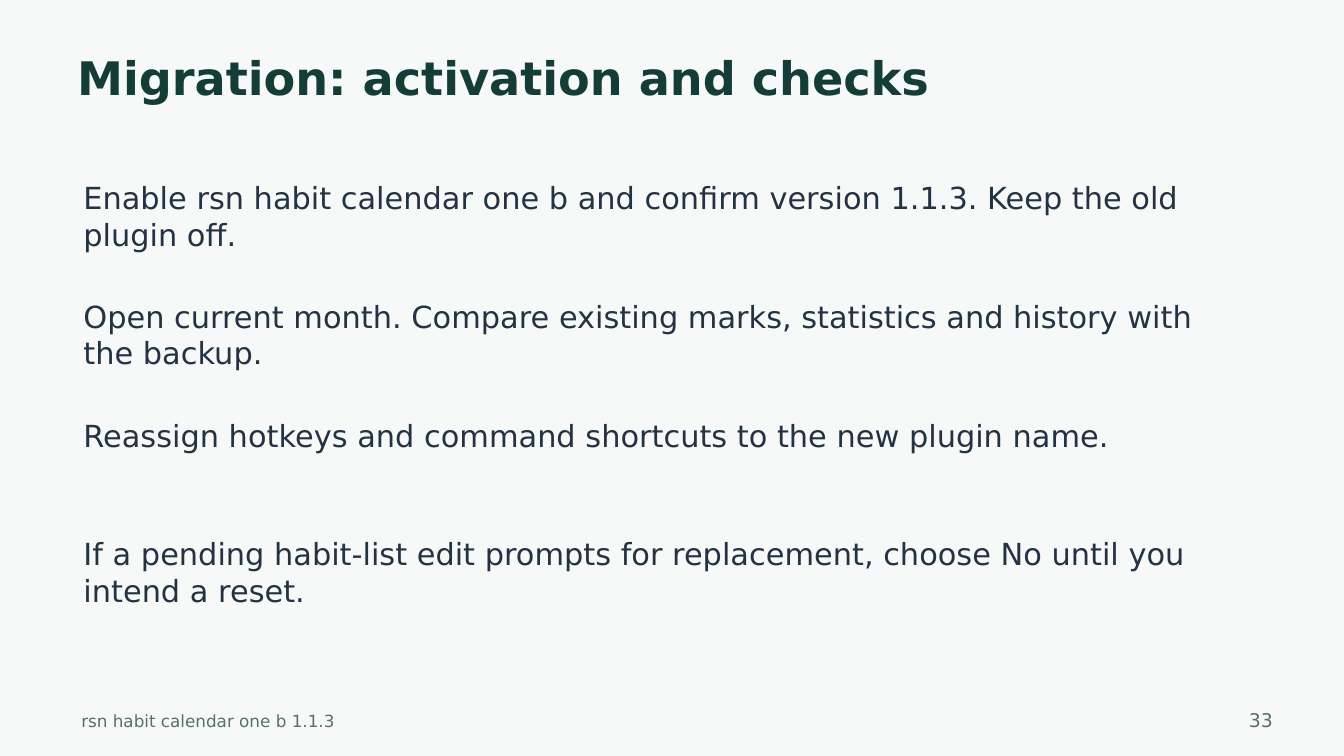
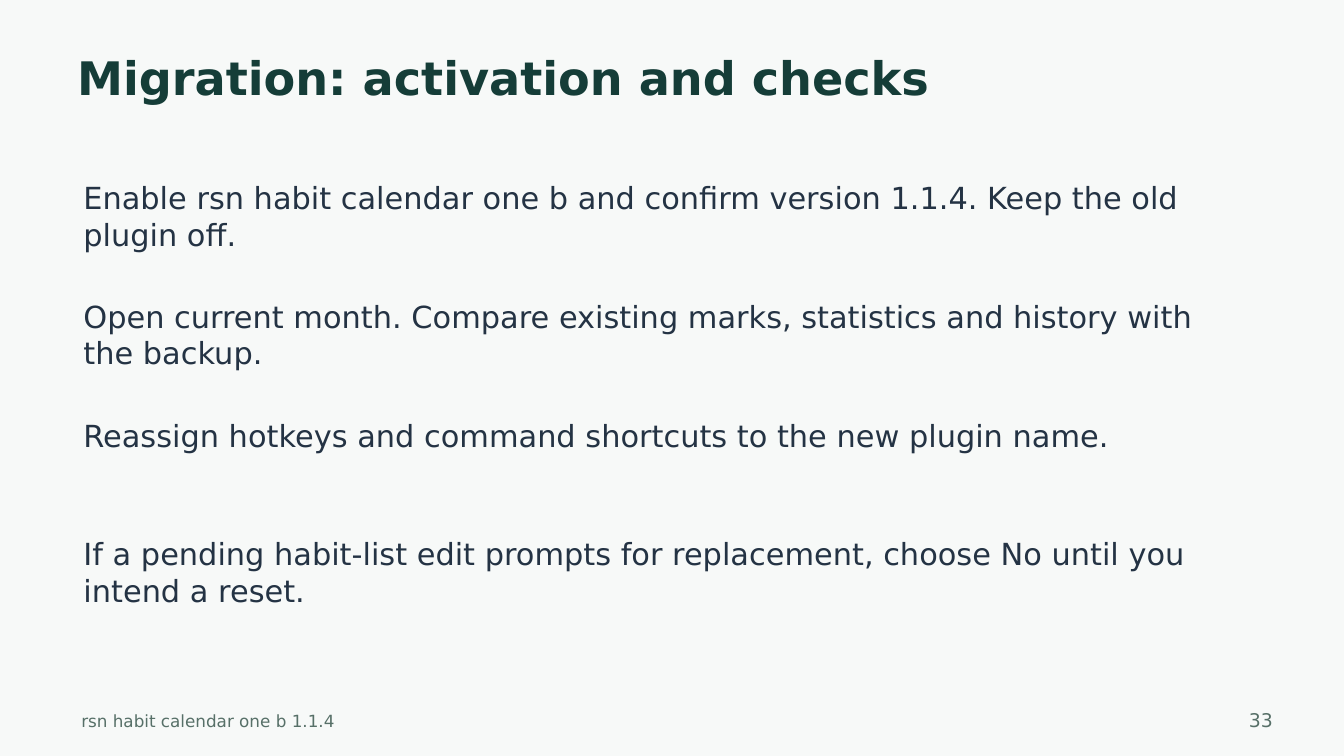
Before and after one commit to harharhari/rsn-habit-tracker-obsidian-plugin, a slide deck: slide 33 of docs/rsn-habit-calendar-one-b-tutorial.pptx. Drawn at 1344x756 pixels with LibreOffice and Linux fonts; fonts in the diff are those of the drawing. Boxes give left, top, right and bottom in pixels: in the first picture for what was removed or moved away, otherwise in the second. Text is boxed around its words. In the diff, an @@ line names an element or a change of style, - is before the commit and + after.

```diff
--- a/docs/rsn-habit-calendar-one-b-tutorial.pptx
+++ b/docs/rsn-habit-calendar-one-b-tutorial.pptx
@@ text at (83, 186, 1177, 252): text changed @@
-Enable rsn habit calendar one b and confirm version 1.1.3. Keep the old plugin off.
+Enable rsn habit calendar one b and confirm version 1.1.4. Keep the old plugin off.
@@ text at (81, 714, 335, 727): text changed @@
-rsn habit calendar one b 1.1.3
+rsn habit calendar one b 1.1.4
```
Also in this commit, not shown: 37 other slides changed, 26 other files.
